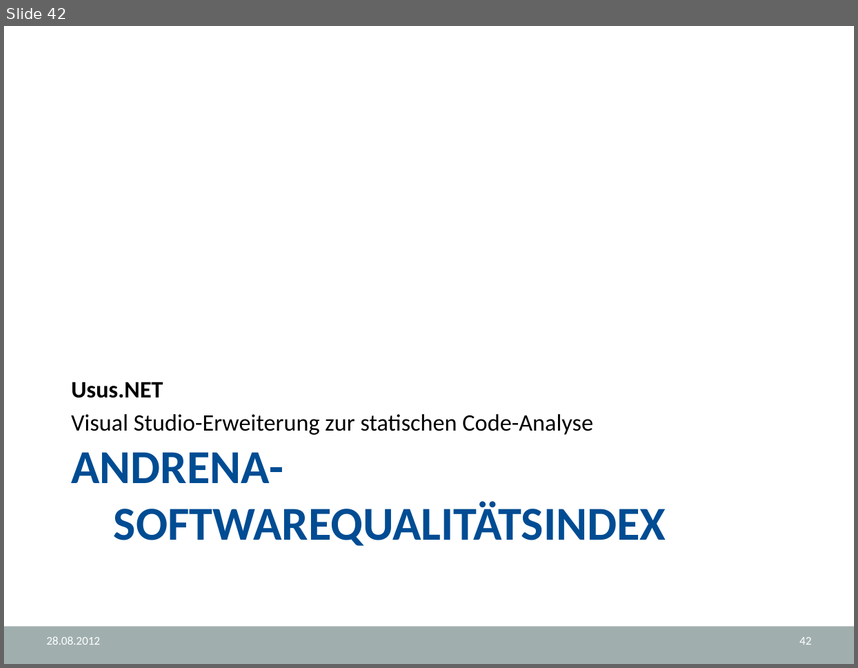
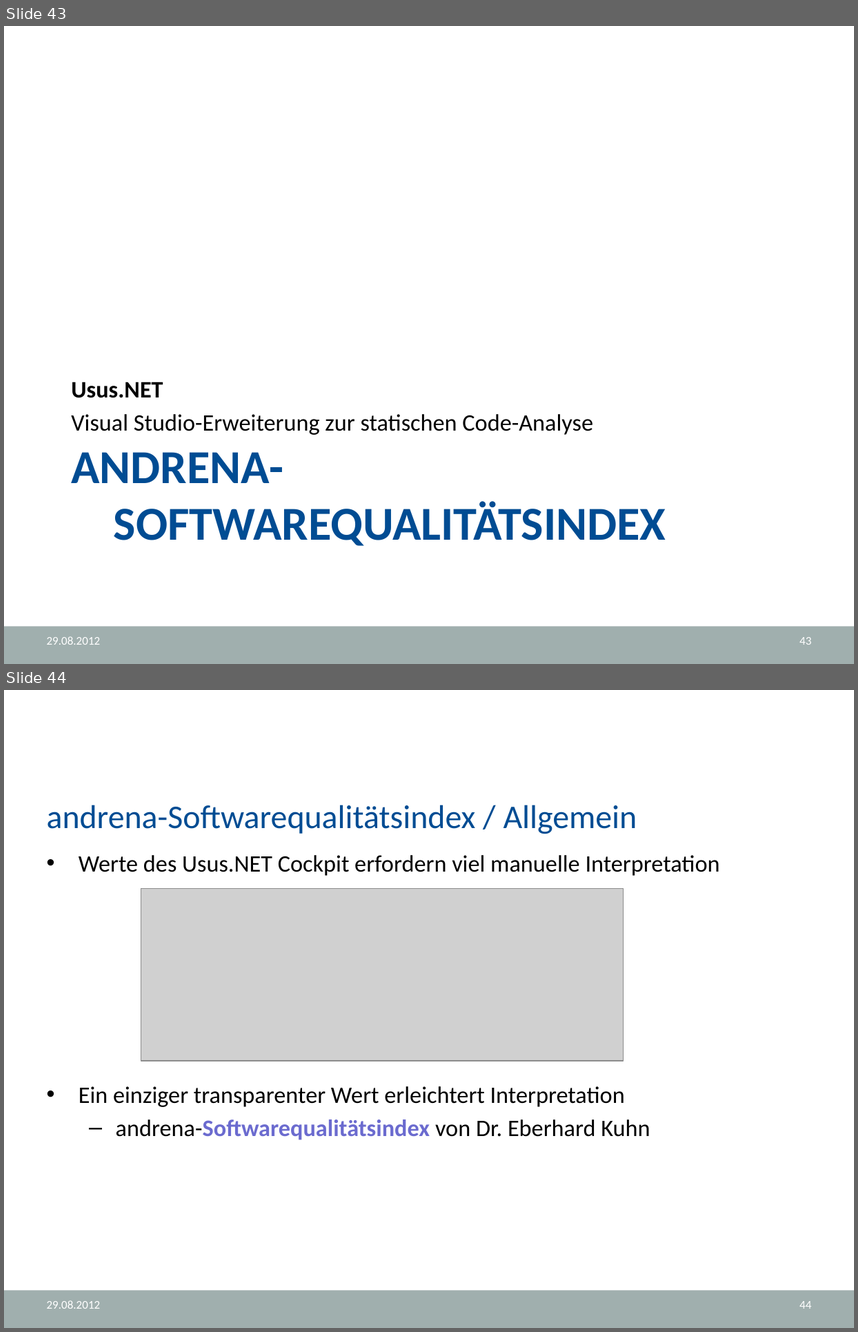
Before and after one commit to halllo/MTSS12, a slide deck: text/Usus.NET.pptx. Shown one above the other, each under a label of ours: slide 42 before the commit, slides 43 and 44 after it. The pictures are 858x668 and 858x1332 pixels, drawn with LibreOffice and Linux fonts; fonts in the diff are those of the drawing; grey boxes stand for pictures; background and template pictures are left out. Boxes give left, top, right and bottom in pixels: in the first picture for what was removed or moved away, otherwise in the second. Text is boxed around its words. In the diff, an @@ line names an element or a change of style, - is before the commit and + after.

```diff
--- a/text/Usus.NET.pptx
+++ b/text/Usus.NET.pptx
@@ slide 44 added at (4, 690, 854, 1328), background #FFFFFF; not listed: 1 template element that a slide beside it also shows @@
@@ title added at (47, 805, 637, 834), 28 pt, text #004C93 @@
+andrena-Softwarequalitätsindex / Allgemein
@@ text added at (79, 855, 720, 1140), 20 pt, text #000000 @@
+• Werte des Usus.NET Cockpit erfordern viel manuelle Interpretation
+• Ein einziger transparenter Wert erleichtert Interpretation
+  – andrena-Softwarequalitätsindex von Dr. Eberhard Kuhn
@@ picture added at (141, 888, 623, 1061) @@
@@ text added at (47, 1300, 101, 1308), 10 pt, text #FFFFFF @@
+29.08.2012
@@ page number added at (800, 1301, 811, 1308), 10 pt, text #FFFFFF @@
+44
@@ what was slide 42 is now slide 43 @@
@@ slide 43 changed as well @@
@@ text at (47, 636, 101, 644): text changed @@
-28.08.2012
+29.08.2012
@@ page number at (800, 637, 811, 644): text changed @@
-42
+43
```
Also in this commit, not shown: 44 other slides changed, 11 other slides added.
